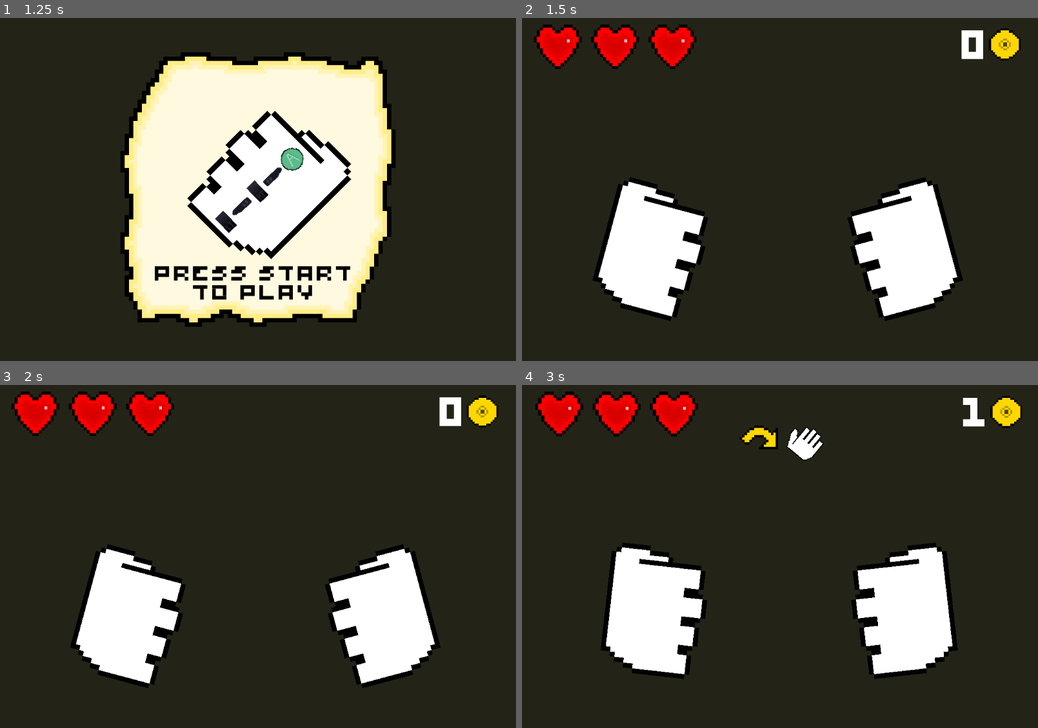
Above: before the commit, frames 1-4 (two rows, left to right).
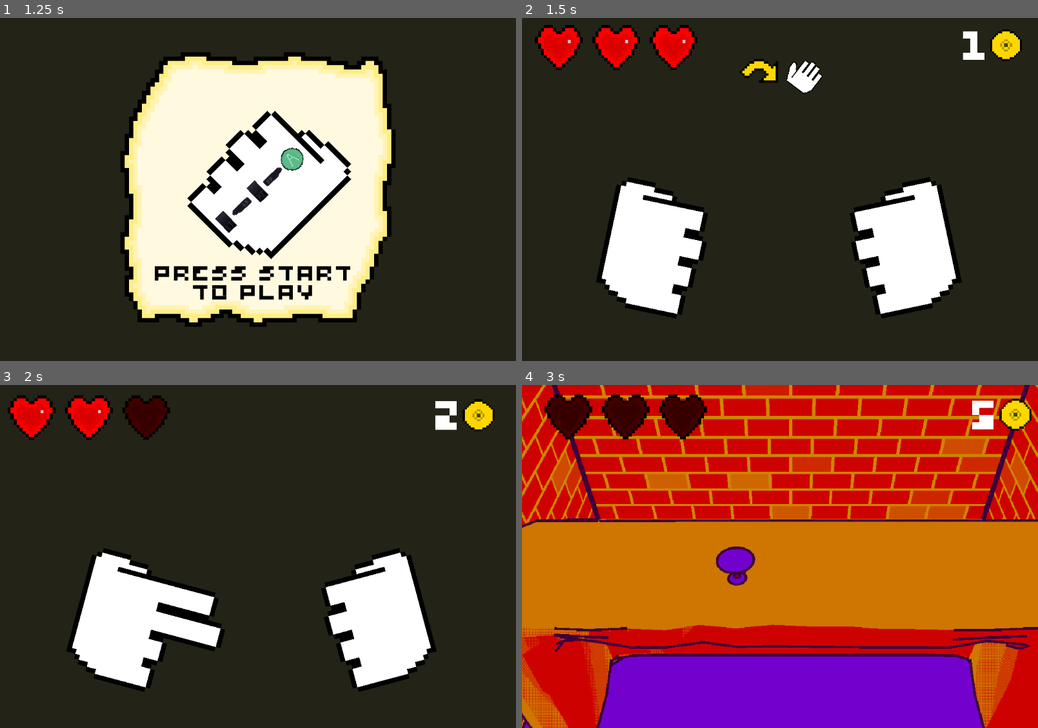
Above: after the commit, the same moments.

Repository: Riato-Yagami/PSUGameJamOctobre2023
Game: Godot game, scene res://scenes/main.tscn
Two runs of this game, one before a commit and one after it. Both use one fixed random seed, a clock stepped at 60 frames per second and the inputs below. Video files are missing from this copy of the repository; at most half a second of black plays in their place.
Inputs:
- Up to frame 1 (1.25 s): tap Enter at 0.5 s; tap T (index) at 0.6 s
- Up to frame 2 (1.5 s): tap Space (start) at 1.25 s; tap Y (middle) at 1.35 s
- Up to frame 3 (2 s): no input
- Up to frame 4 (3 s): tap I (pinky) at 2.1 s; tap Space (start) at 2.85 s

Frame 1 is identical in both runs. In frame 2, 3.9% of the frame differs, in the area x 2-97%, y 1-89%; in frame 3, 7.7%; in frame 4, 100%, in the area x 0-100%, y 0-100%.

Commit message:
top score

Diff:
--- a/scenes/score.tscn
+++ b/scenes/score.tscn
@@ -17,6 +17,14 @@
 offset_top = -275.0
 offset_right = 267.0
 offset_bottom = 280.0
+
+[node name="Name" type="Label" parent="Control"]
+layout_mode = 0
+offset_left = 215.0
+offset_top = 194.0
+offset_right = 335.0
+offset_bottom = 234.0
+label_settings = ExtResource("2_v5b1e")
 
 [node name="NewScore" type="Label" parent="Control"]
 layout_mode = 1
@@ -41,17 +49,6 @@
 label_settings = ExtResource("2_v5b1e")
 horizontal_alignment = 1
 
-[node name="TopText" type="Label" parent="Control"]
-layout_mode = 1
-anchors_preset = 10
-anchor_right = 1.0
-offset_top = 141.0
-offset_bottom = 192.0
-grow_horizontal = 2
-text = "T O P"
-label_settings = ExtResource("2_v5b1e")
-horizontal_alignment = 1
-
 [node name="StartText" type="Label" parent="Control"]
 layout_mode = 1
 anchors_preset = 10
@@ -64,9 +61,44 @@
 label_settings = ExtResource("3_p7fo1")
 horizontal_alignment = 1
 
-[node name="Top" type="GridContainer" parent="Control"]
+[node name="Top" type="Control" parent="Control"]
+layout_mode = 1
+anchors_preset = 15
+anchor_right = 1.0
+anchor_bottom = 1.0
+offset_left = -7.0
+offset_top = -39.0
+offset_right = -7.0
+offset_bottom = -39.0
+grow_horizontal = 2
+grow_vertical = 2
+
+[node name="TopText" type="Label" parent="Control/Top"]
+visible = false
+layout_mode = 1
+anchors_preset = 10
+anchor_right = 1.0
+offset_left = 3.0
+offset_top = 131.0
+offset_right = 83.0
+offset_bottom = 182.0
+grow_horizontal = 2
+text = "T O P"
+label_settings = ExtResource("2_v5b1e")
+horizontal_alignment = 1
+
+[node name="TopGrid" type="GridContainer" parent="Control/Top"]
 layout_mode = 0
 offset_left = 295.0
 offset_top = 188.0
 offset_right = 385.0
 offset_bottom = 228.0
+
+[node name="EnterName" type="Label" parent="Control"]
+layout_mode = 0
+offset_left = 84.0
+offset_top = 142.0
+offset_right = 489.0
+offset_bottom = 182.0
+text = "E N T E R  N A M E"
+label_settings = ExtResource("2_v5b1e")
--- a/scenes/topScore.tscn
+++ b/scenes/topScore.tscn
@@ -10,11 +10,10 @@
 script = ExtResource("2_qpw8i")
 
 [node name="Name" type="Label" parent="."]
-visible = false
+custom_minimum_size = Vector2(2000, 0)
 layout_mode = 0
 offset_left = -127.0
 offset_right = -7.0
 offset_bottom = 40.0
-text = "X X X"
 label_settings = ExtResource("1_mbnn6")
 uppercase = true
--- a/scripts/manager/beat_manager.gd
+++ b/scripts/manager/beat_manager.gd
@@ -3,7 +3,7 @@
 var beat = 0
 const FIRST_BEAT = 4
 
-const INITIAL_BPM = 120.0
+const INITIAL_BPM = 1200.0
 var bpm_acceleration = 10
 var bpm = 120.0
 var frequency = 0.0
--- a/scripts/manager/game_manager.gd
+++ b/scripts/manager/game_manager.gd
@@ -30,6 +30,7 @@
 	InformationManager.init()
 	BeatManager.init()
 	AudioManager.start_game_music()
+	ScoreManager.reset()
 
 	life = TOTAL_LIFE
 	half_life = false
@@ -90,7 +91,7 @@
 	colorRect.color = Color(0,0,0,0)
 	game.get_node("Hands").visible = false
 	await TimeManager.sleep_beat(1.0)
-	AudioManager.play("glassBreak")
+	AudioManager.play("glass/glassBreak1")
 	await TimeManager.sleep_beat(4.0)
 	SceneManager.load_score()
 
--- a/scripts/manager/score_manager.gd
+++ b/scripts/manager/score_manager.gd
@@ -8,71 +8,98 @@
 var top = [0,0,0,0,0]
 var top_node
 var top_score_scene
-
-var reset_top = false
+var name_node
+var player_name = ""
+var reset_scores = false
 
 func incr_score():
 	score += 1
 	await TimeManager.sleep_beat(2.0)
 	BeatManager.increase_bpm()
 
+func reset():
+	score = 0
+
 func init():
 	score_node = SceneManager.scene_node.get_node("Score")
 
-#	score = GameManager.round - 3
-	score = 0
+	name_node = score_node.get_node("Control/Name")
 	new_score_label = score_node.get_node("Control/NewScore")
-	top_node = score_node.get_node("Control/Top")
+	top_node = score_node.get_node("Control/Top/TopGrid")
 	top_score_scene = load("res://scenes/topScore.tscn")
 
 	new_score_label.text = str(score)
 	in_score = true
-	if(!reset_top): top = load_score()
-	set_top()
+	if(reset_scores): delete_save()
+
+
+func _input(event):
+	if(in_score):
+		if event is InputEventKey and event.is_pressed():
+			var key_text = OS.get_keycode_string(event.keycode)
+			if(key_text == "Backspace"):
+				player_name = player_name.substr(0,max(0,player_name.length()-2))
+			if(key_text == "Enter" and player_name.length() >= 6):
+				save_new_score()
+				set_top()
+			else: if(name_node.text.length() < 6 and key_text.length() == 1):
+				player_name += key_text + " "
+			name_node.text = player_name
+
+func delete_save():
+	save("")
+
+func save_new_score():
+	var new_score = player_name + "," + str(score)
+	var scores = load_scores()
+	if(scores == ""): scores = new_score
+	else: scores += ";" + new_score
+
+#	print(scores)
+	save(scores)
+
+func load_scores():
+	var file = FileAccess.open("user://save_game.dat", FileAccess.READ)
+	var content = file.get_as_text()
+	return content
+
+func custom_sort(a, b):
+	return int(a[1]) < int(b[1])
 
 func set_top():
-	top.sort()
-	for scr in top:
-		if(score > scr):
-			print(top)
-			top.append(score)
-			break;
+	name_node.visible = false
+	score_node.get_node("Control/EnterName").visible = false
+	var scores = load_scores()
+	scores = scores.split(";")
 
-	top.sort()
-	top.remove_at(0)
-#	top.remove_at(top.size()-1)
-	top.reverse()
+	var scores_matrix = []
+	for score in scores:
+		scores_matrix.append(score.split(","))
 
-	for scr in top:
-		if(scr != 0): add_top(scr)
-	print(top)
+	scores_matrix.sort_custom(custom_sort)
+	scores_matrix.reverse()
+#	print(scores_matrix)
 
-	save(array_to_string(top))
+	for i in range(min(8,scores_matrix.size())):
+		if(int(scores_matrix[i][1]) > 0):
+			add_top(scores_matrix[i])
 
 #var save_path = "user://save/score.txt"
 func array_to_string(arr: Array) -> String:
 	var s = ""
 	for i in arr:
-		s += str(i) + ","
+		s += str(i) + ";"
 	return s.substr(0,s.length()-1)
 
 func save(content):
-	print(content)
+#	print(content)
 	var file = FileAccess.open("user://save_game.dat", FileAccess.WRITE)
 	file.store_string(content)
 
-func load_score():
-	var file = FileAccess.open("user://save_game.dat", FileAccess.READ)
-	var content = file.get_as_text()
-	content = content.split(",")
-	print(content)
-	print(content[0])
-	var int_content = [0,0,0,0,0]
-	for i in range(content.size()-1):
-		int_content[i] = int(content[i])
-	return int_content
-
 func add_top(score):
+	print(score)
+#	return
 	var top = top_score_scene.instantiate()
-	top.set_score(score)
+	top.set_score(int(score[1]))
+	top.set_player_name(score[0])
 	top_node.add_child(top)
--- a/scripts/top_score.gd
+++ b/scripts/top_score.gd
@@ -1,14 +1,13 @@
 extends Label
 
-@onready var name_label = $Name
+#func _ready():
+#	set_name_label("cul")
 
-func _ready():
-	set_name_label("cul")
-
-func set_name_label(str):
-	name_label.text = ""
-	for char in str:
-		name_label.text += char + " "
+func set_player_name(str):
+	var name_label = $Name
+	name_label.text = str
+#	for char in str:
+#		name_label.text += char + " "
 
 func set_score(value):
 	text = str(value)
